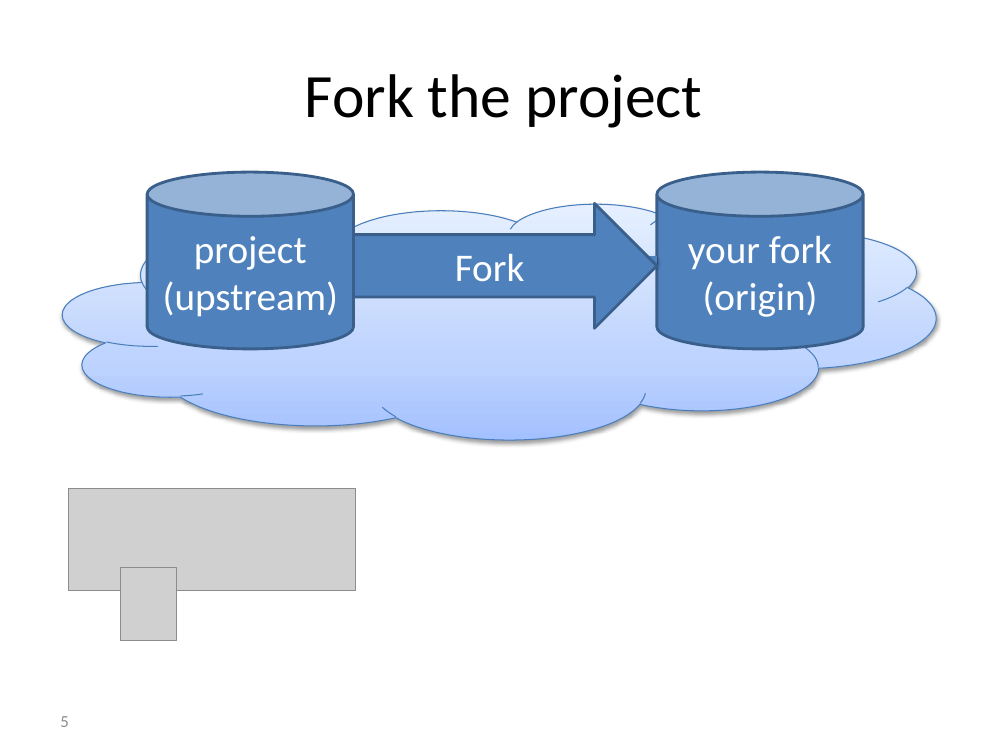
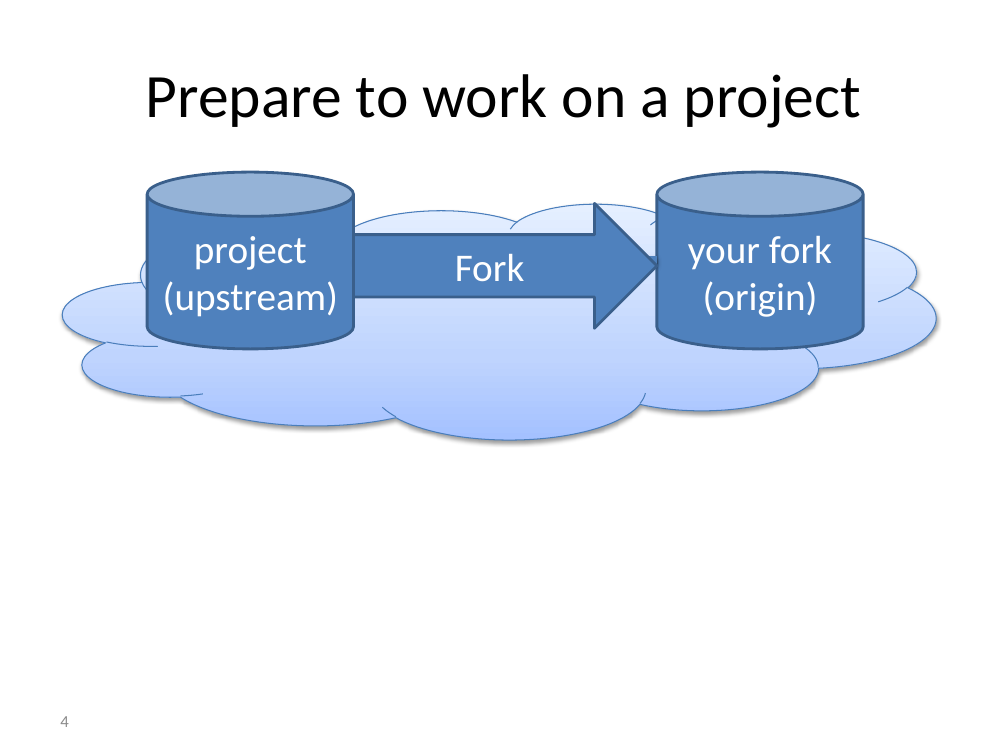
Before and after one commit to foss2serve/github-workflow-activity, a slide deck: slide 4 of activity/presentation.pptx (slide 5 before the commit). Drawn at 1008x756 pixels with LibreOffice and Linux fonts; fonts in the diff are those of the drawing; grey boxes stand for pictures; background and template pictures are left out. Boxes give left, top, right and bottom in pixels: in the first picture for what was removed or moved away, otherwise in the second. Text is boxed around its words. In the diff, an @@ line names an element or a change of style, - is before the commit and + after.

```diff
--- a/activity/presentation.pptx
+++ b/activity/presentation.pptx
@@ title at bbox=[146, 74, 861, 128]: text changed @@
-Fork the project
+Prepare to work on a project
@@ picture removed at bbox=[69, 489, 356, 591] @@
@@ picture removed at bbox=[120, 568, 176, 640] @@
@@ page number at bbox=[60, 716, 68, 727]: text changed @@
-5
+4
```
Also in this commit, not shown: 10 other slides changed, 11 slides removed.
